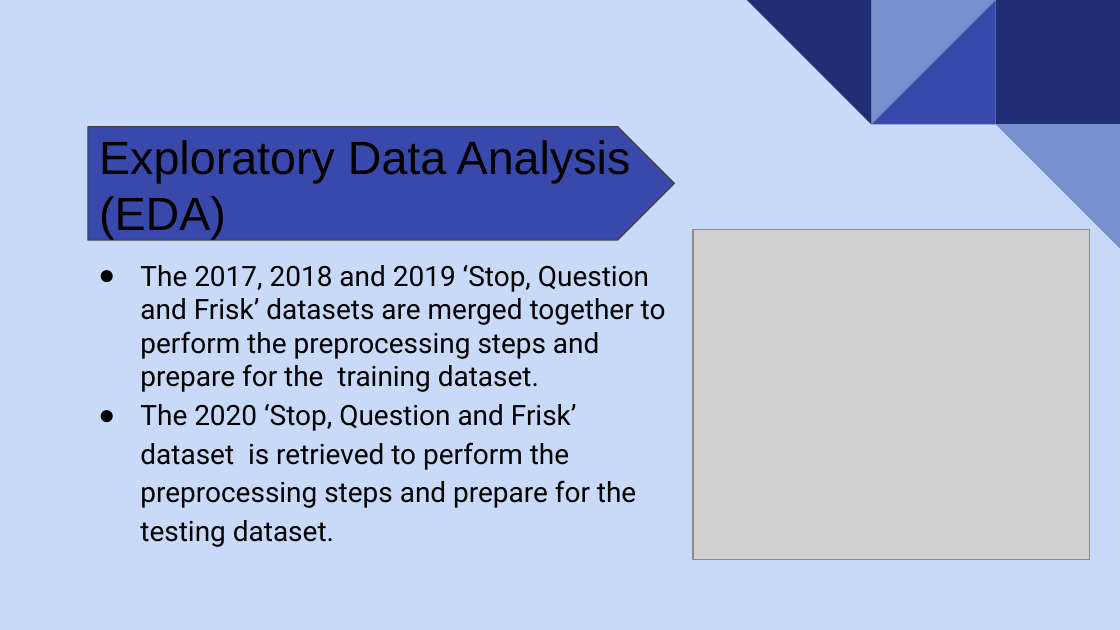
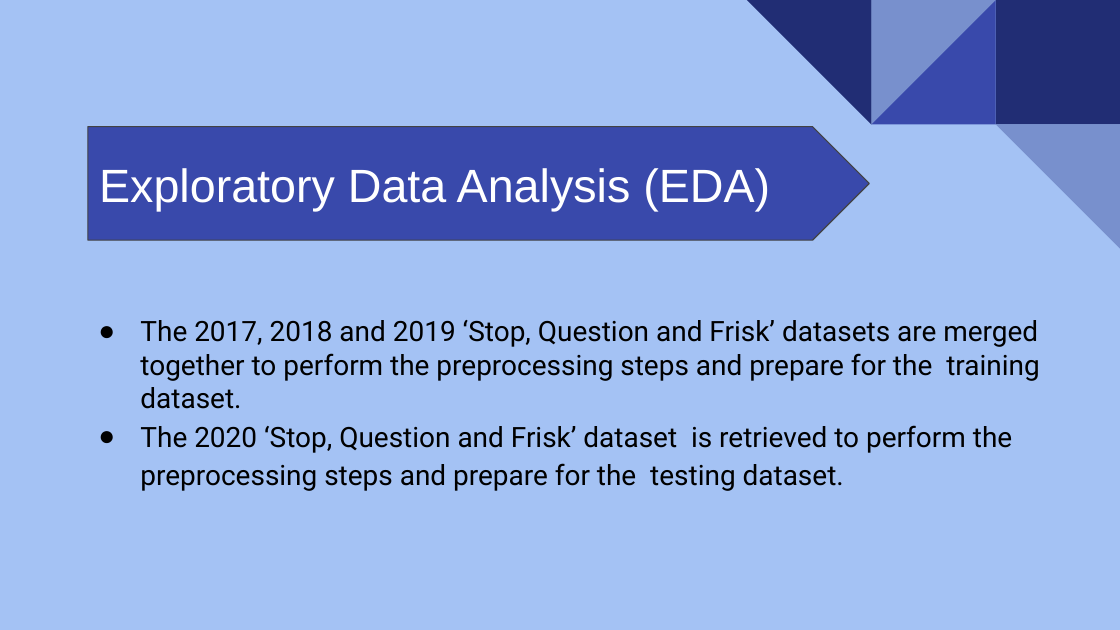
Before and after one commit to uzmabb182/Heroku-outcome-prediction, a slide deck: slide 5 of static/presentation/final_project_presentation_slides.pptx. Drawn at 1120x630 pixels with LibreOffice and Linux fonts; fonts in the diff are those of the drawing; grey boxes stand for pictures. Boxes give left, top, right and bottom in pixels: in the first picture for what was removed or moved away, otherwise in the second. Text is boxed around its words. In the diff, an @@ line names an element or a change of style, - is before the commit and + after.

```diff
--- a/static/presentation/final_project_presentation_slides.pptx
+++ b/static/presentation/final_project_presentation_slides.pptx
@@ background #C9DAF8 to #A4C2F4 @@
@@ pentagon arrow "Exploratory Data Analysis (EDA)": place and size @@
-pentagon arrow "Exploratory Data Analysis (EDA)" at [88, 127, 675, 240]
+pentagon arrow "Exploratory Data Analysis (EDA)" at [88, 127, 870, 240]
@@ pentagon arrow "Exploratory Data Analysis (EDA)" at [88, 127, 870, 240]: text colour #000000 to #FFFFFF @@
@@ picture removed at [693, 230, 1090, 560] @@
@@ title "The 2017, 2018 and 2019 ..." rewrapped from [140, 265, 666, 547] to [140, 320, 1040, 491] @@
```
Also in this commit, not shown: 3 other slides changed, 9 slides added, 33 slides removed, 1 other file.
